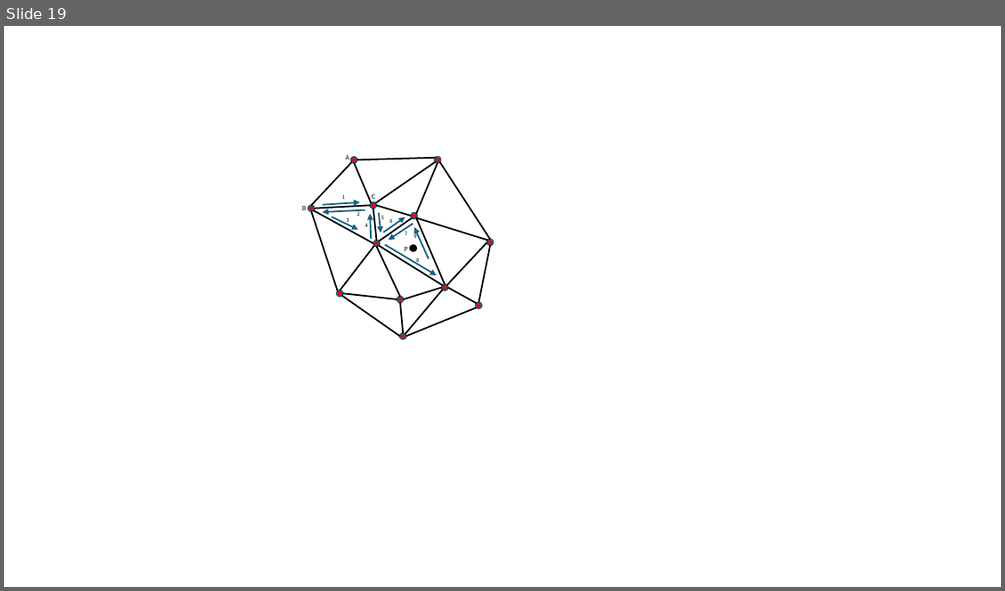
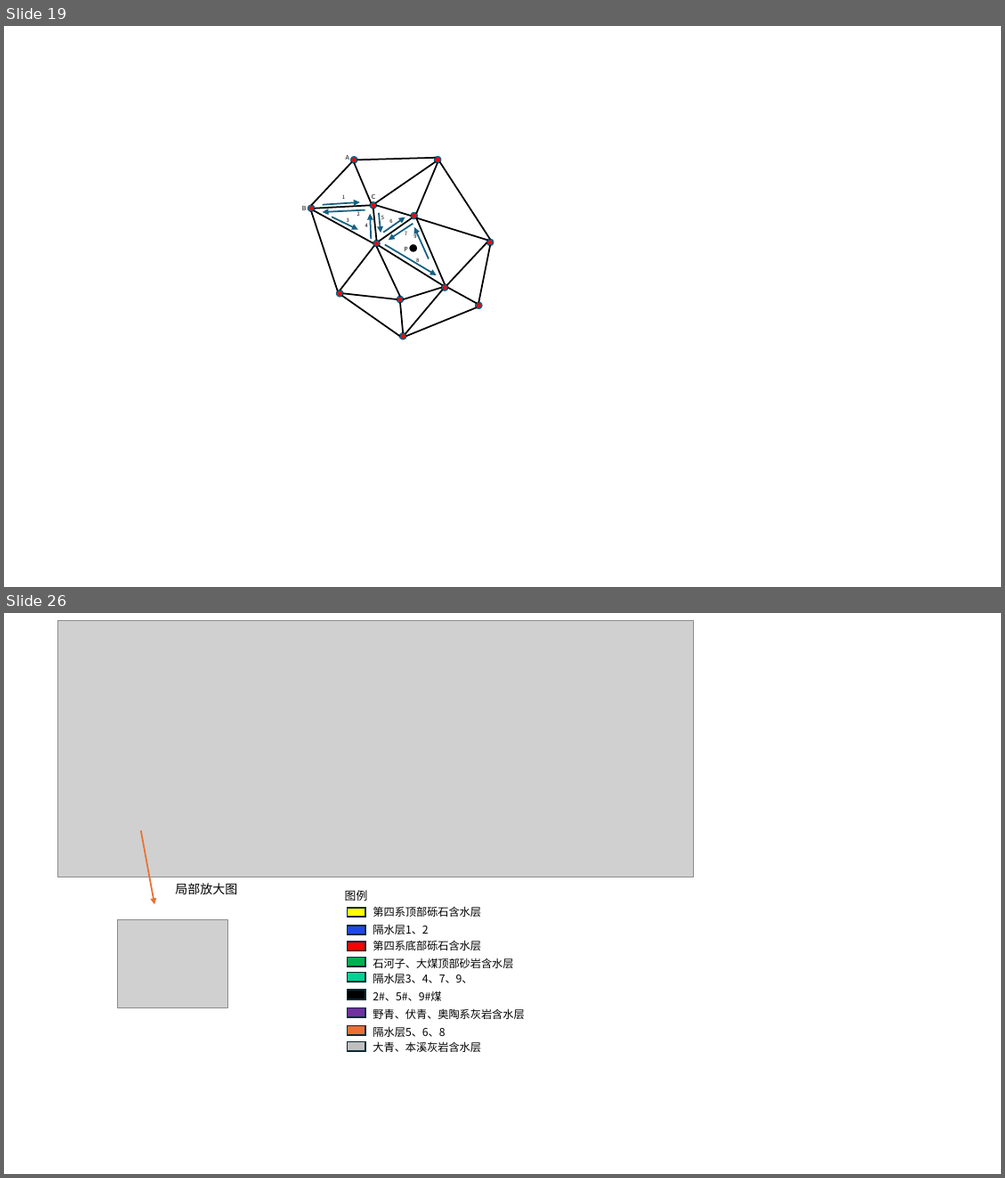
Before and after one commit to sonw7/tinConDelaunay, a slide deck: 演示文稿1.pptx. Shown one above the other, each under a label of ours: slide 19 before the commit, slides 19 and 26 after it; the slides between them are not shown. The pictures are 1005x591 and 1005x1178 pixels, drawn with LibreOffice and Linux fonts; fonts in the diff are those of the drawing; grey boxes stand for pictures. Boxes give left, top, right and bottom in pixels: in the first picture for what was removed or moved away, otherwise in the second. Text is boxed around its words. In the diff, an @@ line names an element or a change of style, - is before the commit and + after.

```diff
--- a/演示文稿1.pptx
+++ b/演示文稿1.pptx
@@ slide 26 added at <box>4,613,1001,1174</box>, background #FFFFFF @@
@@ picture added at <box>57,620,694,877</box> @@
@@ arrow added from (141, 831) to (154, 905), #E97132 1.5 pt @@
@@ text added at <box>175,883,237,894</box>, 12 pt, text #000000 @@
+局部放大图
@@ text added at <box>345,890,368,900</box>, 11 pt, text #000000 @@
+图例
@@ text added at <box>372,906,481,916</box>, 10.5 pt, text #000000 @@
+第四系顶部砾石含水层
@@ picture added at <box>118,919,227,1008</box> @@
@@ rectangle added at <box>348,908,366,917</box>, fill #FFFF00, outline #092A39 1.5 pt @@
@@ rectangle added at <box>348,925,366,935</box>, fill #1F48EC, outline #092A39 1.5 pt @@
@@ text added at <box>372,924,428,934</box>, 10.5 pt, text #000000 @@
+隔水层1、2
@@ rectangle added at <box>348,941,366,951</box>, fill #FF0000, outline #092A39 1.5 pt @@
@@ rectangle added at <box>348,957,366,966</box>, fill #00B050, outline #092A39 1.5 pt @@
@@ text added at <box>372,940,481,950</box>, 10.5 pt, text #000000 @@
+第四系底部砾石含水层
@@ text added at <box>372,957,513,968</box>, 10.5 pt, text #000000 @@
+石河子、大煤顶部砂岩含水层
@@ rectangle added at <box>348,972,366,981</box>, fill #00D293, outline #092A39 1.5 pt @@
@@ text added at <box>372,973,472,983</box>, 10.5 pt, text #000000 @@
+隔水层3、4、7、9、
@@ rectangle added at <box>348,989,366,999</box>, fill #000000, outline #092A39 1.5 pt @@
@@ rectangle added at <box>348,1008,366,1018</box>, fill #7030A0, outline #092A39 1.5 pt @@
@@ text added at <box>372,990,441,1001</box>, 10.5 pt, text #000000 @@
+2#、5#、9#煤
@@ text added at <box>372,1008,524,1019</box>, 10.5 pt, text #000000 @@
+野青、伏青、奥陶系灰岩含水层
@@ rectangle added at <box>348,1026,366,1036</box>, fill #E97132, outline #092A39 1.5 pt @@
@@ text added at <box>372,1026,445,1037</box>, 10.5 pt, text #000000 @@
+隔水层5、6、8
@@ rectangle added at <box>348,1041,366,1051</box>, fill #BFBFBF, outline #092A39 1.5 pt @@
@@ text added at <box>372,1041,481,1052</box>, 10.5 pt, text #000000 @@
+大青、本溪灰岩含水层
```
Also in this commit, not shown: 1 slide changed, 6 other slides added, 9 other files.
